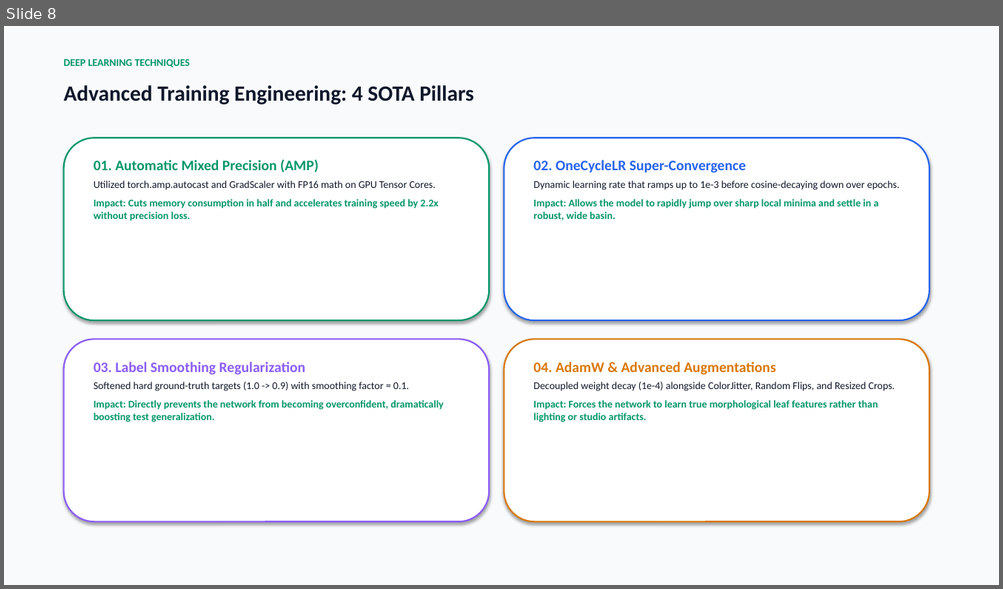
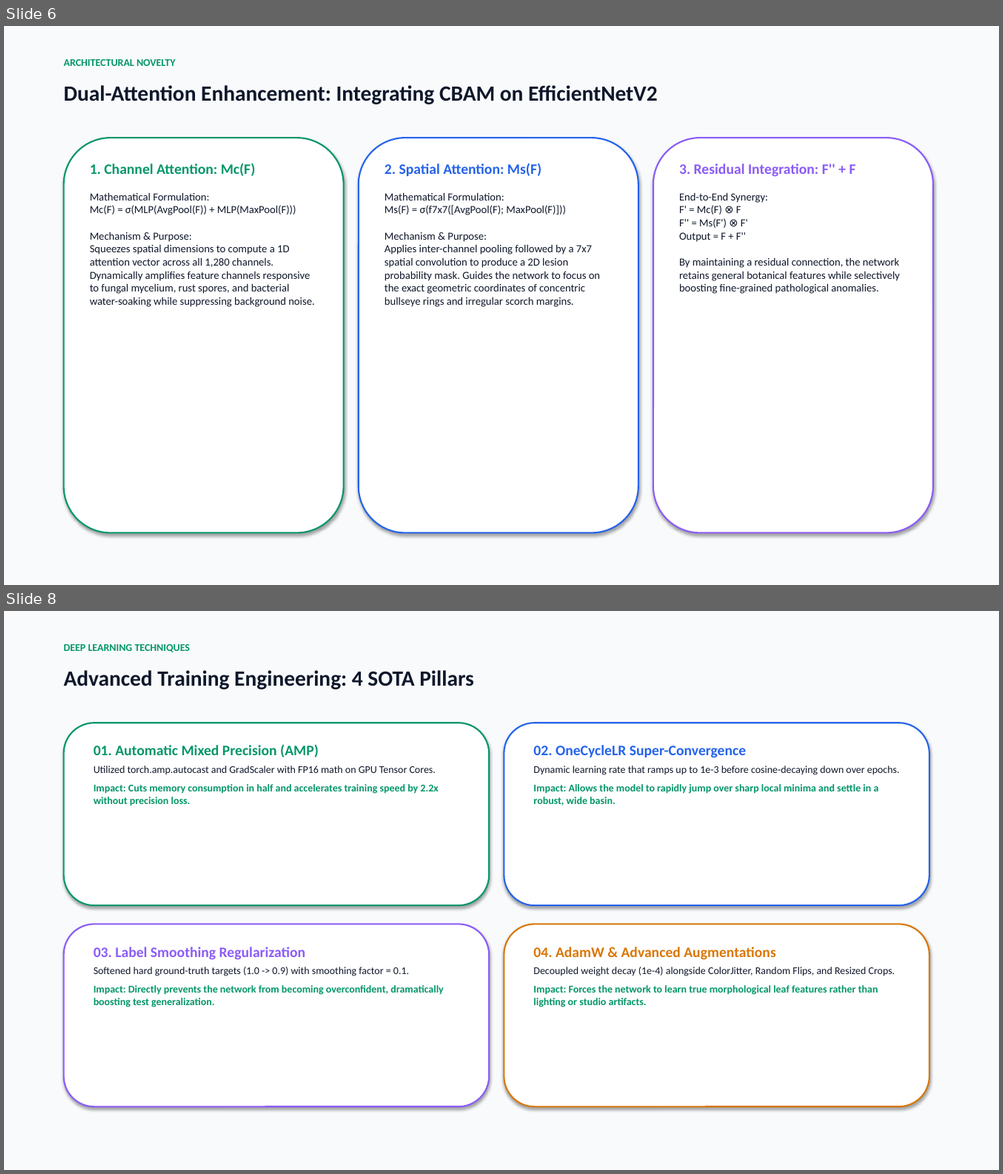
Before and after one commit to mokshit007/DL-crop-disease-detections, a slide deck: CropSense_AI_Official_Presentation.pptx. Shown one above the other, each under a label of ours: slide 8 before the commit, slides 6 and 8 after it; the slides between them are not shown. The pictures are 1003x589 and 1003x1174 pixels, drawn with LibreOffice and Linux fonts; fonts in the diff are those of the drawing. Boxes give left, top, right and bottom in pixels: in the first picture for what was removed or moved away, otherwise in the second. Text is boxed around its words. In the diff, an @@ line names an element or a change of style, - is before the commit and + after.

Commit message:
Add novel EfficientNetV2-CBAM attention architecture, multi-model benchmark suite, and robustness stress testing

```diff
--- a/CropSense_AI_Official_Presentation.pptx
+++ b/CropSense_AI_Official_Presentation.pptx
@@ slide 6 added at box(4, 26, 999, 585), background #FFFFFF @@
@@ rectangle added at box(4, 26, 999, 585), fill #F8FAFC, outline #F8FAFC 0.75 pt @@
@@ text added at box(64, 59, 176, 66), 10 pt, text #059669, bold @@
+ARCHITECTURAL NOVELTY
@@ text added at box(64, 85, 657, 104), 21 pt, text #0F172A, bold @@
+Dual-Attention Enhancement: Integrating CBAM on EfficientNetV2
@@ rounded rectangle added at box(64, 138, 344, 534), fill #FFFFFF, outline #059669 1.5 pt @@
@@ rounded rectangle added at box(358, 138, 638, 534), fill #FFFFFF, outline #2563EB 1.5 pt @@
@@ rounded rectangle added at box(653, 138, 933, 534), fill #FFFFFF, outline #8B5CF6 1.5 pt @@
@@ text added at box(90, 163, 314, 307), 10.5 pt, text #0F172A @@
+1. Channel Attention: Mc(F)
+Mathematical Formulation:
+Mc(F) = σ(MLP(AvgPool(F)) + MLP(MaxPool(F)))
+Mechanism & Purpose:
+Squeezes spatial dimensions to compute a 1D attention vector across all 1,280 channels. Dynamically amplifies feature channels responsive to fungal mycelium, rust spores, and bacterial water-soaking while suppressing background noise.
@@ text added at box(384, 163, 600, 307), 10.5 pt, text #0F172A @@
+2. Spatial Attention: Ms(F)
+Mathematical Formulation:
+Ms(F) = σ(f7x7([AvgPool(F); MaxPool(F)]))
+Mechanism & Purpose:
+Applies inter-channel pooling followed by a 7x7 spatial convolution to produce a 2D lesion probability mask. Guides the network to focus on the exact geometric coordinates of concentric bullseye rings and irregular scorch margins.
@@ text added at box(679, 164, 899, 294), 10.5 pt, text #0F172A @@
+3. Residual Integration: F'' + F
+End-to-End Synergy:
+F' = Mc(F) ⊗ F
+F'' = Ms(F') ⊗ F'
+Output = F + F''
+By maintaining a residual connection, the network retains general botanical features while selectively boosting fine-grained pathological anomalies.
```
Also in this commit, not shown: 5 slides changed, 3 other slides added, 4 slides removed, 7 other files.
